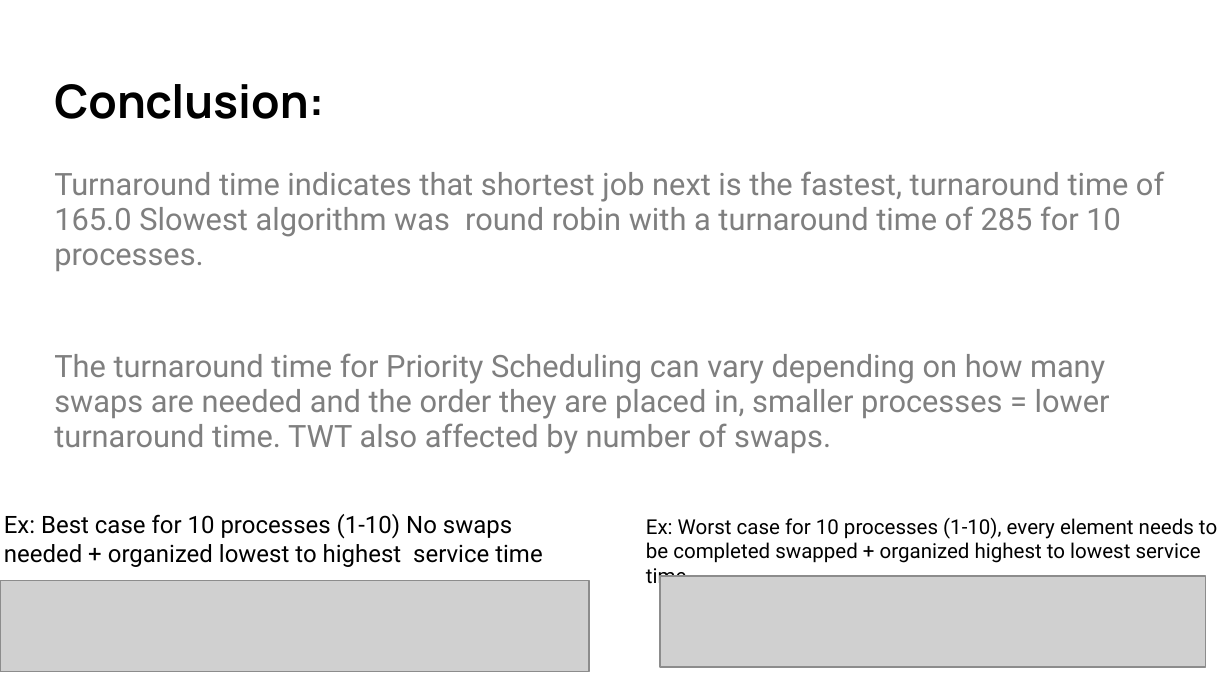
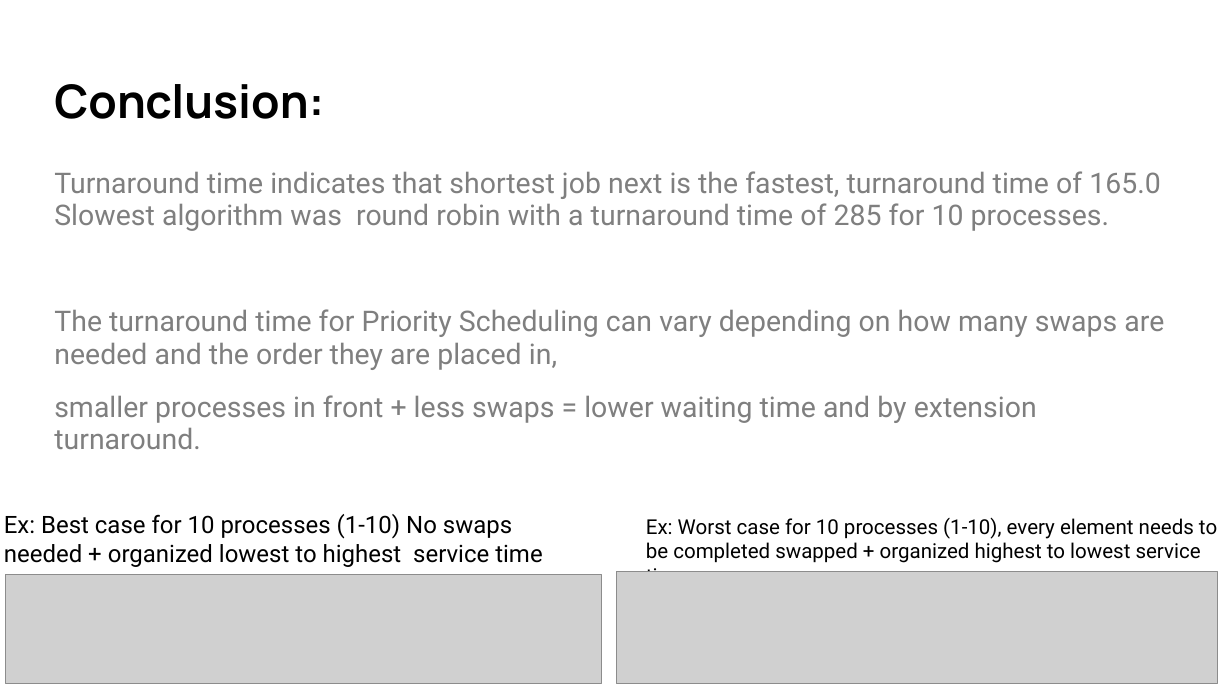
Before and after one commit to GDComfort/IT210Group1Project, a slide deck: slide 12 of Problem1/Project1Presentation.pptx. Drawn at 1232x693 pixels with LibreOffice and Linux fonts; fonts in the diff are those of the drawing; grey boxes stand for pictures. Boxes give left, top, right and bottom in pixels: in the first picture for what was removed or moved away, otherwise in the second. Text is boxed around its words. In the diff, an @@ line names an element or a change of style, - is before the commit and + after.

Commit message:
Bug fix
Fixing to the math for turnaround time in Priority scheduling which affected the results in the presentation file. Hence posting both.

```diff
--- a/Problem1/Project1Presentation.pptx
+++ b/Problem1/Project1Presentation.pptx
@@ text at bbox=[54, 171, 1161, 231]: size 18 to 16.6 pt in "Turnaround time indicates that shortest job next ..." @@
@@ text at bbox=[54, 309, 1164, 449]: text changed; size 18 to 16.6 pt @@
-The turnaround time for Priority Scheduling can vary depending on how many swaps are needed and the order they are placed in, smaller processes = lower turnaround time. TWT also affected by number of swaps.
+The turnaround time for Priority Scheduling can vary depending on how many swaps are needed and the order they are placed in,
+smaller processes in front + less swaps = lower waiting time and by extension turnaround.
@@ picture: place and size @@
-picture at bbox=[0, 580, 589, 671]
+picture at bbox=[6, 574, 602, 684]
@@ picture: place and size @@
-picture at bbox=[660, 577, 1206, 668]
+picture at bbox=[616, 572, 1217, 684]
```
Also in this commit, not shown: 1 other slide changed, 1 other file.
